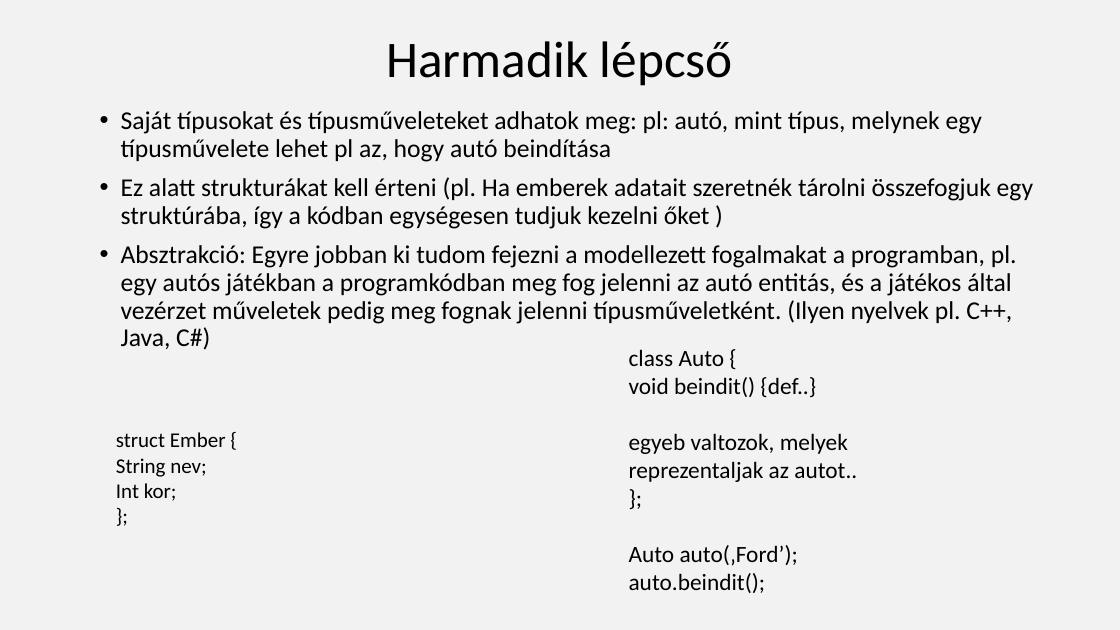
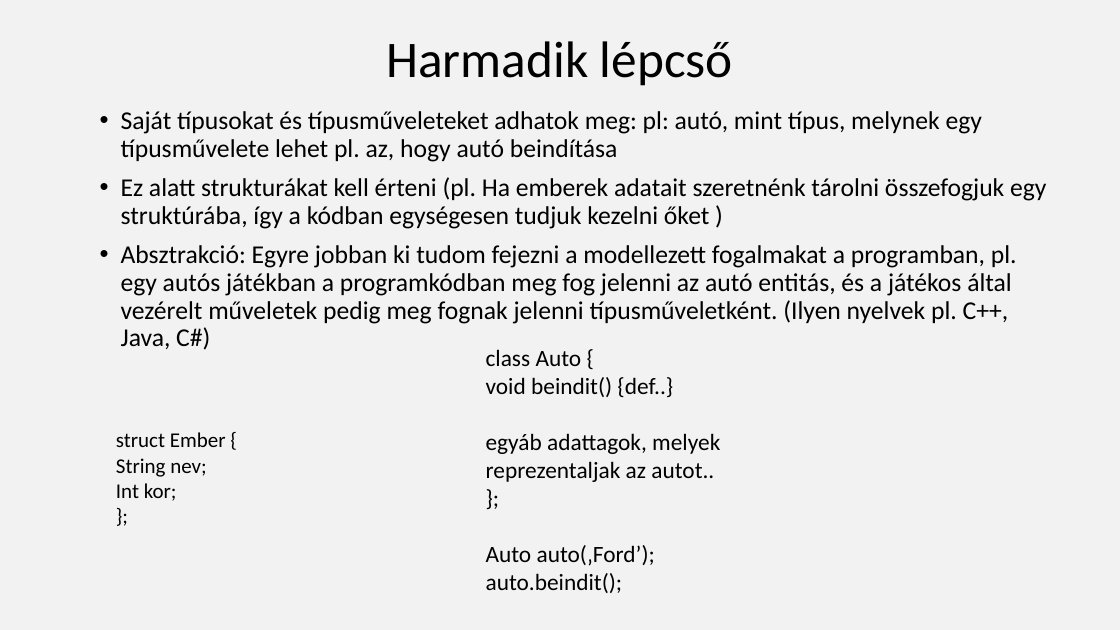
Before and after one commit to nagyandras95/Egyetem, a slide deck: slide 12 of efop/03/Absztakciós szintek a programozásban.pptx. Drawn at 1120x630 pixels with LibreOffice and Linux fonts; fonts in the diff are those of the drawing. Boxes give left, top, right and bottom in pixels: in the first picture for what was removed or moved away, otherwise in the second. Text is boxed around its words. In the diff, an @@ line names an element or a change of style, - is before the commit and + after.

```diff
--- a/efop/03/Absztakciós szintek a programozásban.pptx
+++ b/efop/03/Absztakciós szintek a programozásban.pptx
@@ text at box(121, 111, 1046, 350): text changed @@
-• Saját típusokat és típusműveleteket adhatok meg: pl: autó, mint típus, melynek egy típusművelete lehet pl az, hogy autó beindítása
-• Ez alatt strukturákat kell érteni (pl. Ha emberek adatait szeretnék tárolni összefogjuk egy struktúrába, így a kódban egységesen tudjuk kezelni őket )
-• Absztrakció: Egyre jobban ki tudom fejezni a modellezett fogalmakat a programban, pl. egy autós játékban a programkódban meg fog jelenni az autó entitás, és a játékos által vezérzet műveletek pedig meg fognak jelenni típusműveletként. (Ilyen nyelvek pl. C++, Java, C#)
+• Saját típusokat és típusműveleteket adhatok meg: pl: autó, mint típus, melynek egy típusművelete lehet pl. az, hogy autó beindítása
+• Ez alatt strukturákat kell érteni (pl. Ha emberek adatait szeretnénk tárolni összefogjuk egy struktúrába, így a kódban egységesen tudjuk kezelni őket )
+• Absztrakció: Egyre jobban ki tudom fejezni a modellezett fogalmakat a programban, pl. egy autós játékban a programkódban meg fog jelenni az autó entitás, és a játékos által vezérelt műveletek pedig meg fognak jelenni típusműveletként. (Ilyen nyelvek pl. C++, Java, C#)
@@ text "class Auto {": place and size @@
-text "class Auto {" at box(629, 349, 857, 593)
+text "class Auto {" at box(486, 349, 720, 593)
@@ text at box(486, 433, 720, 482): text changed @@
-egyeb valtozok, melyek reprezentaljak az autot..
+egyáb adattagok, melyek reprezentaljak az autot..
```
Also in this commit, not shown: 12 other slides changed, 9 other files.
